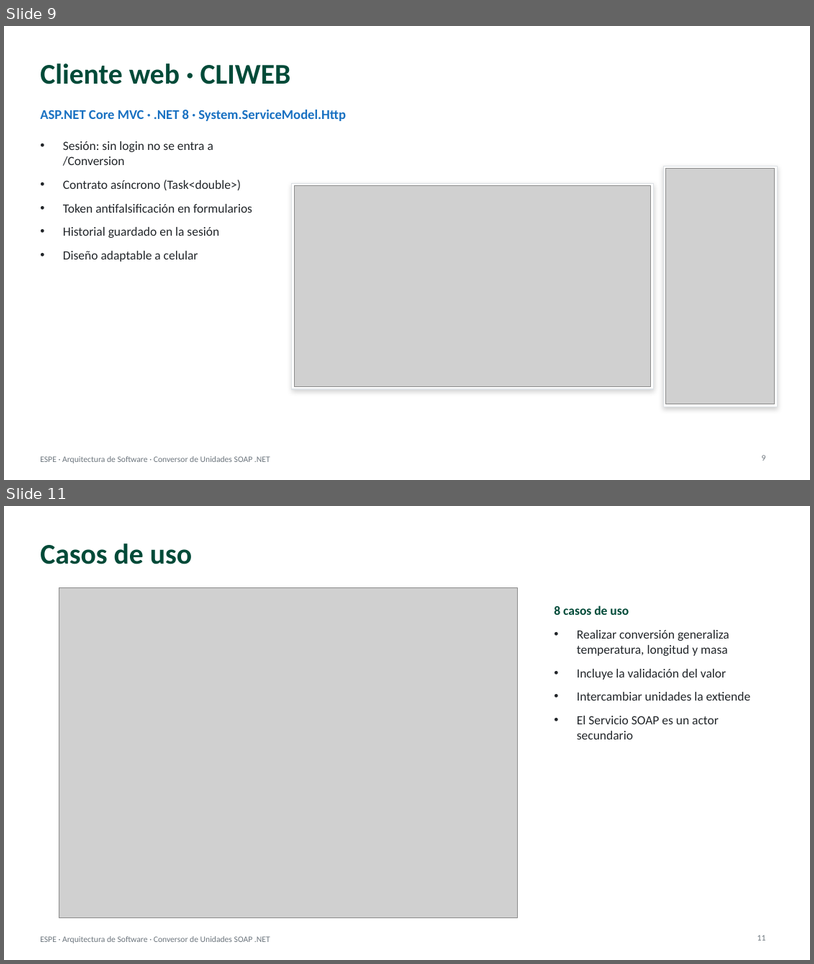
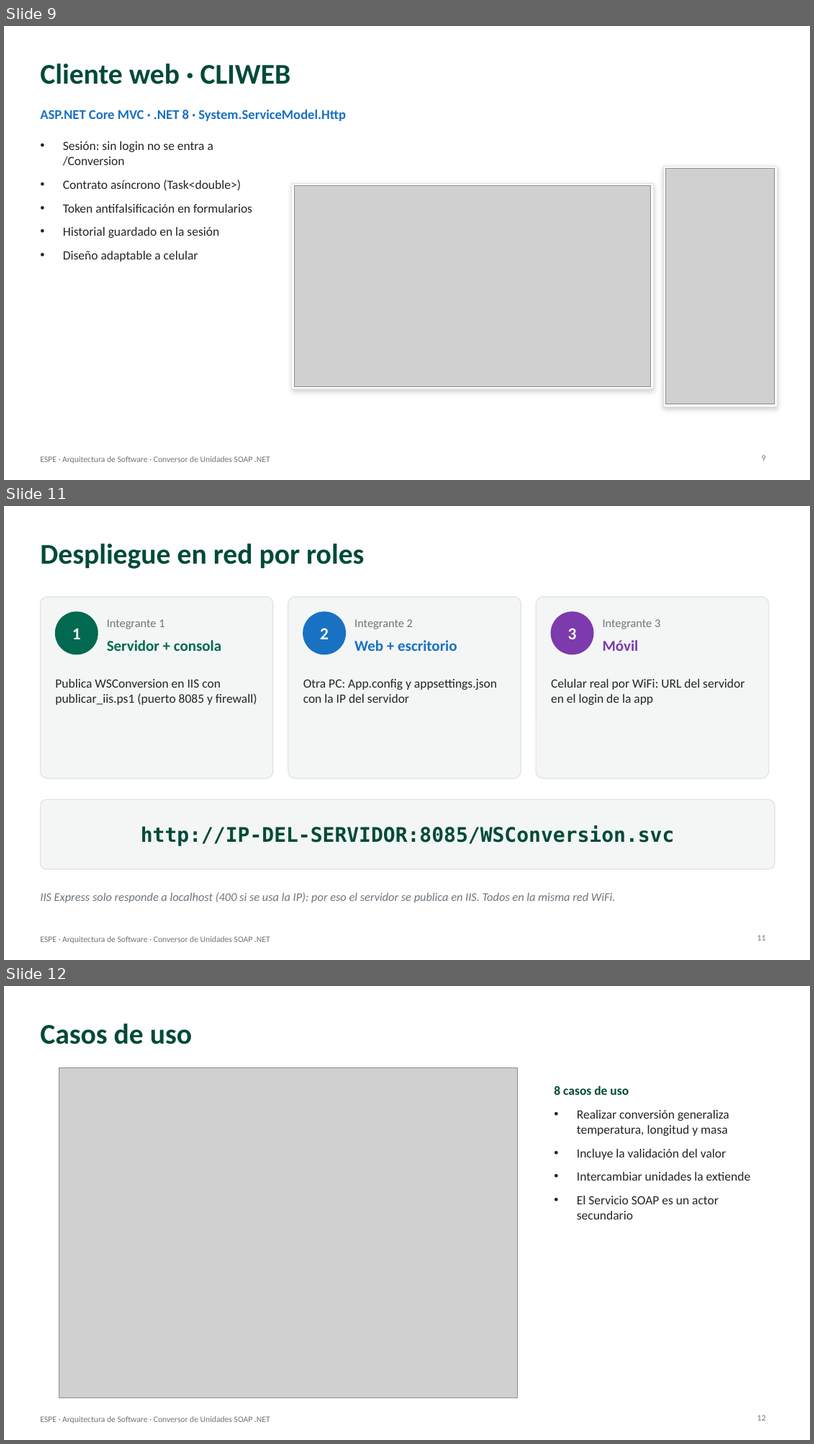
Before and after one commit to jsmasapanta/TI.1.2-PAO202651_SOAP_DOTNET_SINBDD_NRC36884_GR01, a slide deck: 05. DOCUMENTACIÓN/MANUAL_SOAP_DOTNET_GRXX.pptx. Shown one above the other, each under a label of ours: slides 9 and 11 before the commit, slides 9, 11 and 12 after it; the slides between them are not shown. The pictures are 814x964 and 814x1444 pixels, drawn with LibreOffice and Linux fonts; fonts in the diff are those of the drawing; grey boxes stand for pictures. Boxes give left, top, right and bottom in pixels: in the first picture for what was removed or moved away, otherwise in the second. Text is boxed around its words. In the diff, an @@ line names an element or a change of style, - is before the commit and + after.

Commit message:
Presentacion regenerada (intentos en el servidor, monster69)

```diff
--- a/05. DOCUMENTACIÓN/MANUAL_SOAP_DOTNET_GRXX.pptx
+++ b/05. DOCUMENTACIÓN/MANUAL_SOAP_DOTNET_GRXX.pptx
@@ slide 11 added at (4,506,810,960), background #FFFFFF; not listed: 1 template element that a slide beside it also shows @@
@@ title added at (40,543,364,569), 34 pt, text #004A38, bold @@
+Despliegue en red por roles
@@ rounded rectangle added at (40,597,273,778), fill #F3F6F5, outline #DEE2E6 1 pt @@
@@ ellipse added at (55,612,98,654), fill #006950, outline #006950 1 pt @@
@@ rounded rectangle added at (288,597,521,778), fill #F3F6F5, outline #DEE2E6 1 pt @@
@@ ellipse added at (304,612,346,654), fill #1971C2, outline #1971C2 1 pt @@
@@ rounded rectangle added at (536,597,769,778), fill #F3F6F5, outline #DEE2E6 1 pt @@
@@ ellipse added at (551,612,594,654), fill #7C3AAD, outline #7C3AAD 1 pt @@
@@ text added at (72,628,81,639), 20 pt, text #FFFFFF, bold @@
+1
@@ text added at (107,619,165,629), 14 pt, text #6C757D @@
+Integrante 1
@@ text added at (320,628,329,639), 20 pt, text #FFFFFF, bold @@
+2
@@ text added at (355,619,413,629), 14 pt, text #6C757D @@
+Integrante 2
@@ text added at (568,628,577,639), 20 pt, text #FFFFFF, bold @@
+3
@@ text added at (603,619,661,629), 14 pt, text #6C757D @@
+Integrante 3
@@ text added at (107,640,221,651), 18 pt, text #006950, bold @@
+Servidor + consola
@@ text added at (355,640,458,651), 18 pt, text #1971C2, bold @@
+Web + escritorio
@@ text added at (603,640,639,651), 18 pt, text #7C3AAD, bold @@
+Móvil
@@ text added at (55,679,257,705), 15 pt, text #212529 @@
+Publica WSConversion en IIS con publicar_iis.ps1 (puerto 8085 y firewall)
@@ text added at (304,679,497,703), 15 pt, text #212529 @@
+Otra PC: App.config y appsettings.json con la IP del servidor
@@ text added at (551,679,745,705), 15 pt, text #212529 @@
+Celular real por WiFi: URL del servidor en el login de la app
@@ rounded rectangle added at (40,800,775,869), fill #F3F6F5, outline #DEE2E6 1 pt @@
@@ text added at (141,826,675,846), 24 pt, text #004A38, bold @@
+http://IP-DEL-SERVIDOR:8085/WSConversion.svc
@@ text added at (40,892,616,903), 14 pt, text #6C757D, italic @@
+IIS Express solo responde a localhost (400 si se usa la IP): por eso el servidor se publica en IIS. Todos en la misma red WiFi.
@@ page number added at (758,934,766,940), 10 pt, text #6C757D @@
+11
@@ what was slide 11 is now slide 12 @@
@@ page number at (758,1414,766,1420): text changed @@
-11
+12
```
Also in this commit, not shown: 7 slides changed, 1 other slide added, 1 slide removed.
